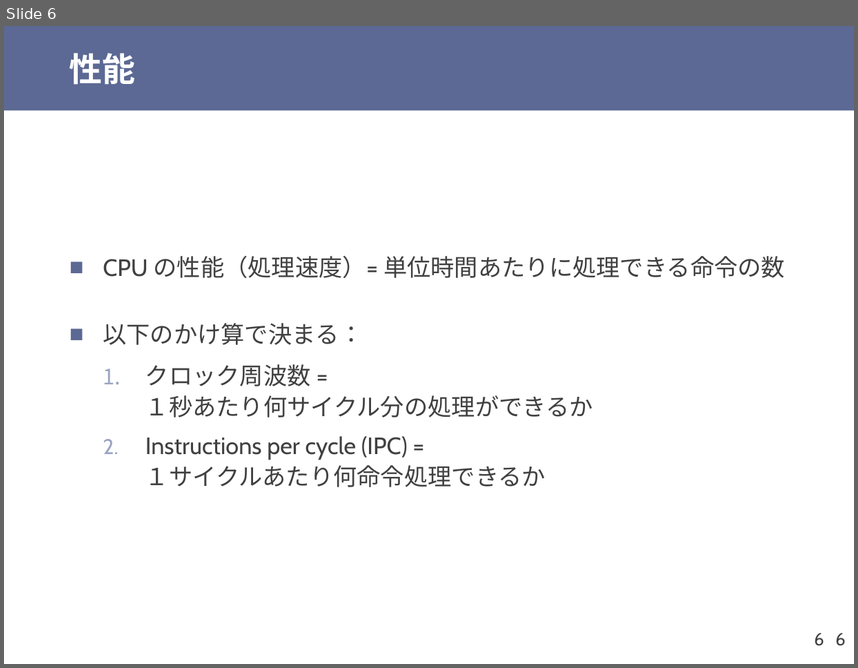
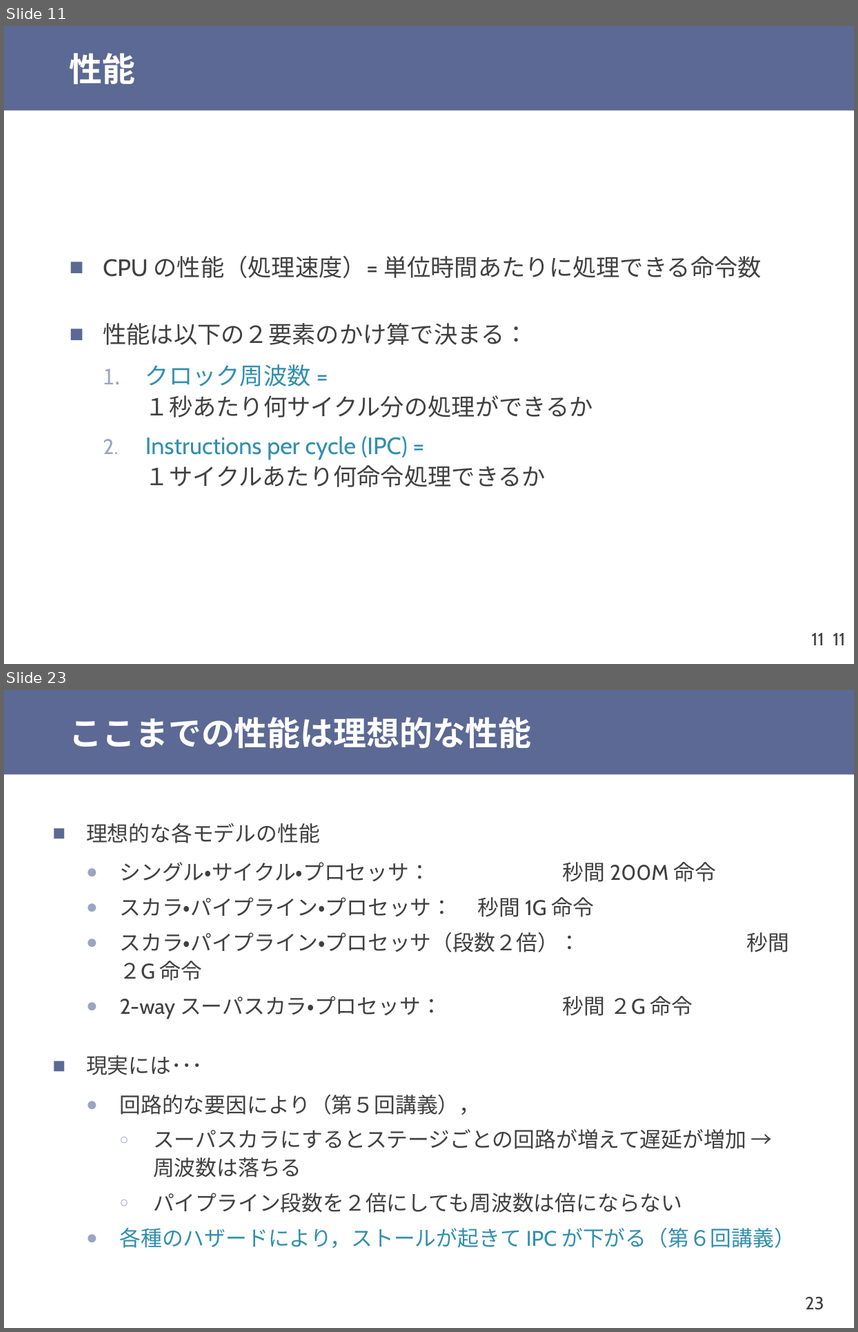
Before and after one commit to shioyadan/otya-computer-architecture-i, a slide deck: cai-shioya-08.pptx. Shown one above the other, each under a label of ours: slide 6 before the commit, slides 11 and 23 after it; the slides between them are not shown. The pictures are 858x668 and 858x1332 pixels, drawn with LibreOffice and Linux fonts; fonts in the diff are those of the drawing. Boxes give left, top, right and bottom in pixels: in the first picture for what was removed or moved away, otherwise in the second. Text is boxed around its words. In the diff, an @@ line names an element or a change of style, - is before the commit and + after.

```diff
--- a/cai-shioya-08.pptx
+++ b/cai-shioya-08.pptx
@@ slide 23 added at box(4, 690, 854, 1328), background #FFFFFF; not listed: 2 template elements that a slide beside it also shows @@
@@ title added at box(70, 717, 532, 749), 28 pt, text #FFFFFF, bold @@
+ここまでの性能は理想的な性能
@@ text added at box(86, 823, 795, 1248), 18 pt, text #404040 @@
+■ 理想的な各モデルの性能
+  ● シングル・サイクル・プロセッサ： 秒間 200M 命令
+  ● スカラ・パイプライン・プロセッサ： 秒間 1G 命令
+  ● スカラ・パイプライン・プロセッサ（段数２倍）： 秒間 ２G 命令
+  ● 2-way スーパスカラ・プロセッサ： 秒間 ２G 命令
+■ 現実には･･･
+  ● 回路的な要因により（第５回講義），
+    ○ スーパスカラにするとステージごとの回路が増えて遅延が増加 →
+      周波数は落ちる
+    ○ パイプライン段数を２倍にしても周波数は倍にならない
+  ● 各種のハザードにより，ストールが起きて IPC が下がる（第６回講義）
@@ what was slide 6 is now slide 11 @@
@@ slide 11 changed as well @@
@@ text at box(103, 256, 762, 345): text changed @@
-■ CPU の性能（処理速度）= 単位時間あたりに処理できる命令の数
-■ 以下のかけ算で決まる：
+■ CPU の性能（処理速度）= 単位時間あたりに処理できる命令数
+■ 性能は以下の２要素のかけ算で決まる：
@@ text at box(145, 364, 593, 487): text colour #404040 to #328FAC in "クロック周波数 =", "Instructions per cycle (IPC) =" @@
@@ page number at box(811, 633, 824, 645): text changed @@
-6
+11
@@ page number at box(833, 633, 845, 645): text changed @@
-6
+11
```
Also in this commit, not shown: 11 other slides changed, 68 other slides added, 7 slides removed, 2 other files.
